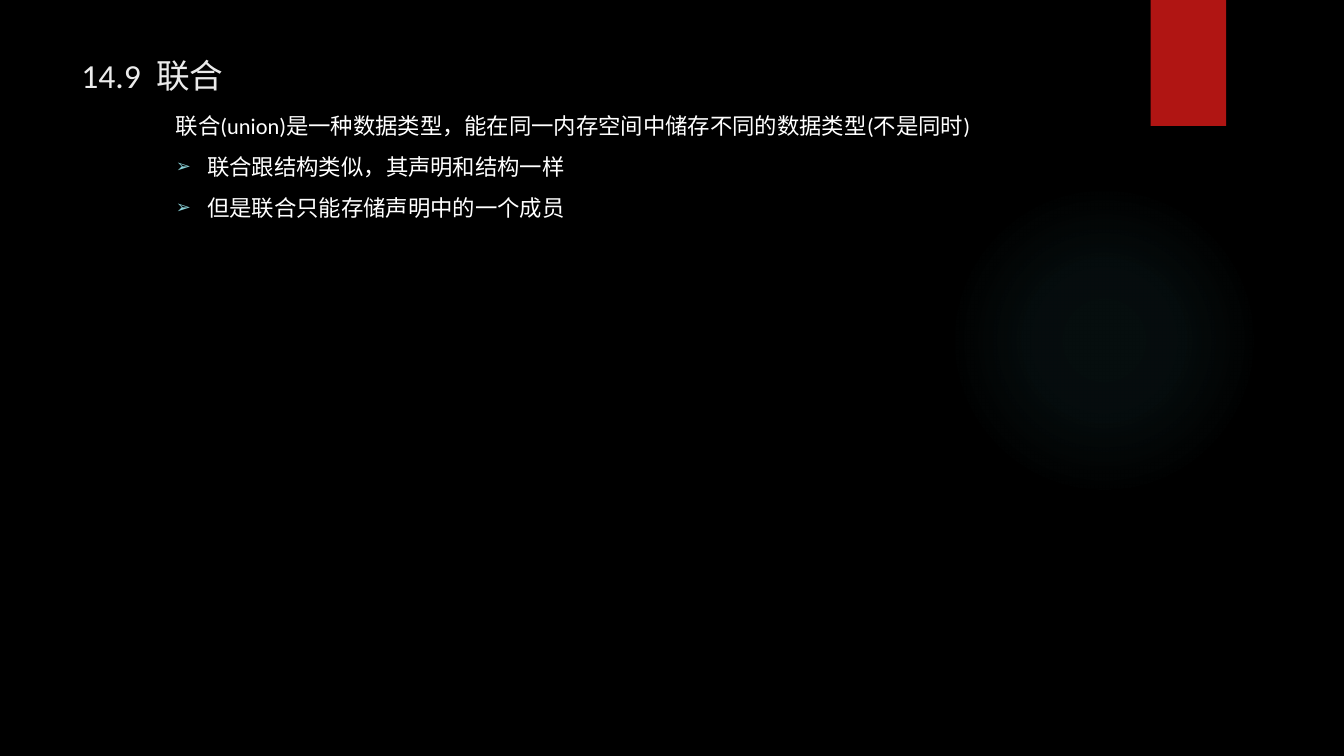
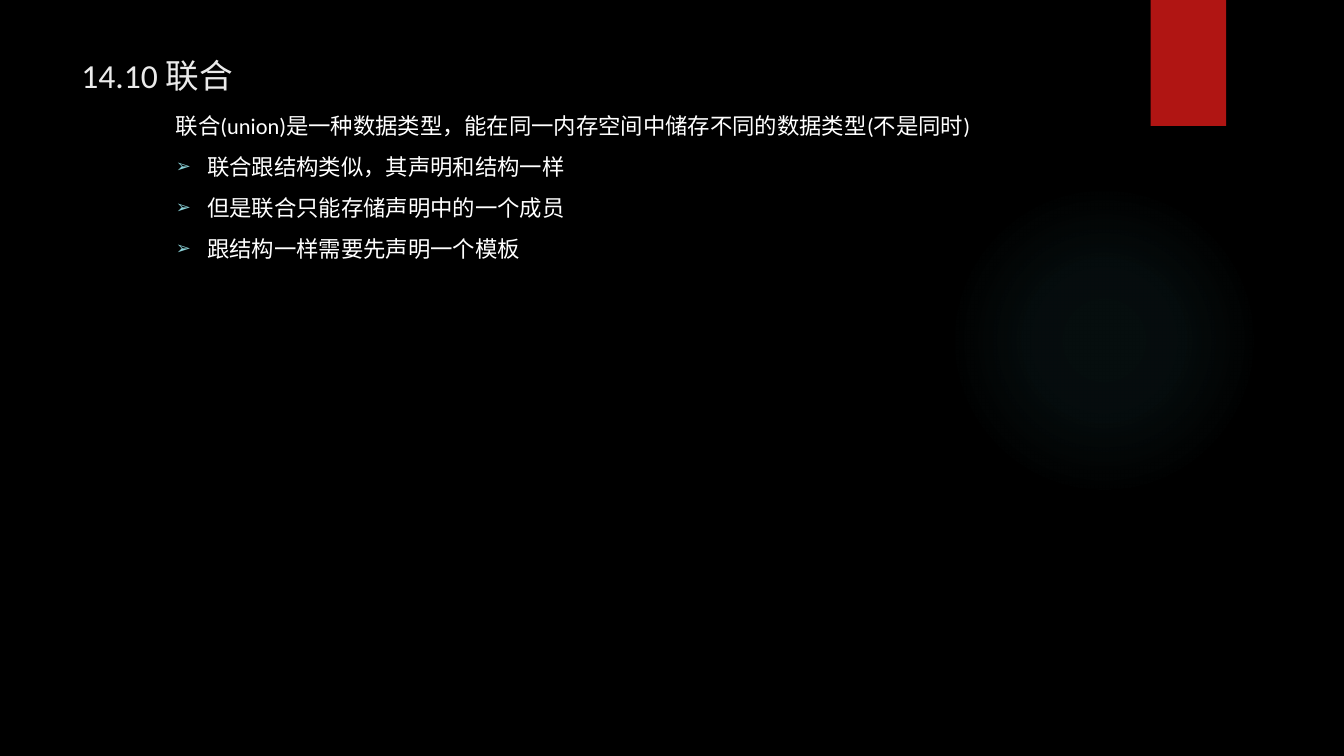
Before and after one commit to tsyin/c_ppt-code, a slide deck: slide 16 of PPT/14 结构和其他数据形式.pptx. Drawn at 1344x756 pixels with LibreOffice and Linux fonts; fonts in the diff are those of the drawing; background and template pictures are left out. Boxes give left, top, right and bottom in pixels: in the first picture for what was removed or moved away, otherwise in the second. Text is boxed around its words. In the diff, an @@ line names an element or a change of style, - is before the commit and + after.

```diff
--- a/PPT/14 结构和其他数据形式.pptx
+++ b/PPT/14 结构和其他数据形式.pptx
@@ title at (81, 60, 233, 91): text changed @@
-14.9 联合
+14.10 联合
@@ text at (207, 238, 519, 259): paragraph added @@
+  ➢ 跟结构一样需要先声明一个模板
```
Also in this commit, not shown: 5 slides added.
